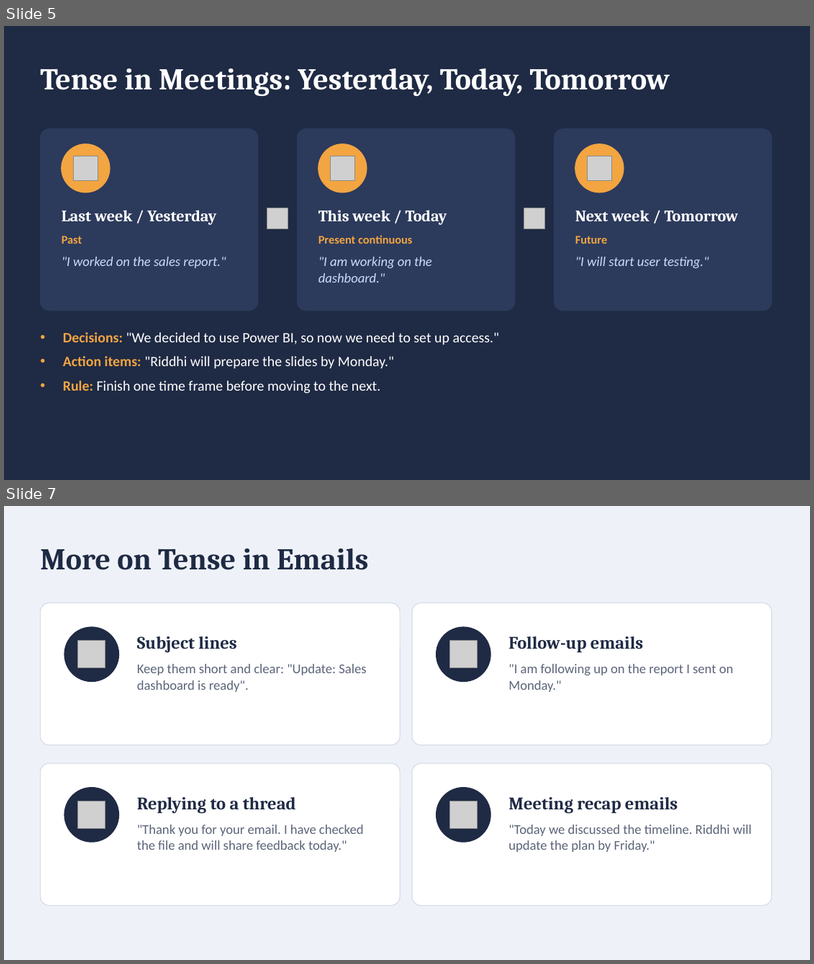
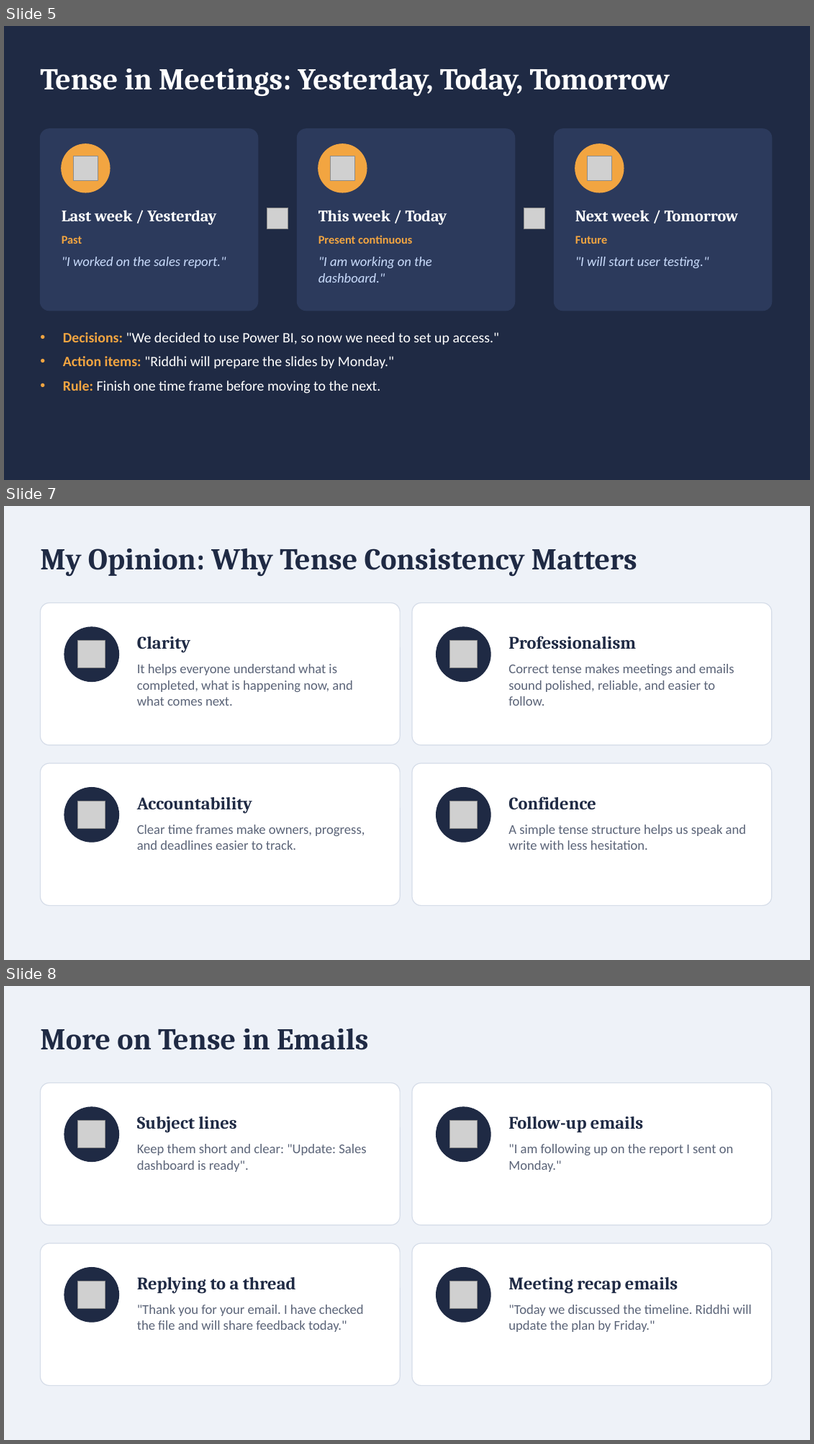
Before and after one commit to pal1avitanwar/Capstone-Project, a slide deck: Tense_Consistency_Meetings_Emails.pptx. Shown one above the other, each under a label of ours: slides 5 and 7 before the commit, slides 5, 7 and 8 after it; the slides between them are not shown. The pictures are 814x964 and 814x1444 pixels, drawn with LibreOffice and Linux fonts; fonts in the diff are those of the drawing; grey boxes stand for pictures. Boxes give left, top, right and bottom in pixels: in the first picture for what was removed or moved away, otherwise in the second. Text is boxed around its words. In the diff, an @@ line names an element or a change of style, - is before the commit and + after.

```diff
--- a/Tense_Consistency_Meetings_Emails.pptx
+++ b/Tense_Consistency_Meetings_Emails.pptx
@@ slide 7 added at (4, 506, 810, 960), background #EEF2F8 @@
@@ text added at (40, 548, 638, 577), 36 pt, text #1F2A44, bold @@
+My Opinion: Why Tense Consistency Matters
@@ rounded rectangle added at (40, 602, 400, 745), fill #FFFFFF, outline #D5DCE8 1 pt @@
@@ rounded rectangle added at (412, 602, 772, 745), fill #FFFFFF, outline #D5DCE8 1 pt @@
@@ ellipse added at (64, 627, 119, 682), fill #1F2A44, outline #1F2A44 1 pt @@
@@ ellipse added at (437, 627, 491, 682), fill #1F2A44, outline #1F2A44 1 pt @@
@@ picture added at (78, 641, 106, 668) @@
@@ text added at (137, 636, 190, 653), 21 pt, text #1F2A44, bold @@
+Clarity
@@ picture added at (450, 641, 478, 668) @@
@@ text added at (509, 636, 636, 649), 21 pt, text #1F2A44, bold @@
+Professionalism
@@ text added at (137, 664, 352, 705), 16 pt, text #5B6478 @@
+It helps everyone understand what is completed, what is happening now, and what comes next.
@@ text added at (509, 664, 735, 705), 16 pt, text #5B6478 @@
+Correct tense makes meetings and emails sound polished, reliable, and easier to follow.
@@ rounded rectangle added at (40, 763, 400, 906), fill #FFFFFF, outline #D5DCE8 1 pt @@
@@ rounded rectangle added at (412, 763, 772, 906), fill #FFFFFF, outline #D5DCE8 1 pt @@
@@ ellipse added at (64, 788, 119, 842), fill #1F2A44, outline #1F2A44 1 pt @@
@@ picture added at (78, 801, 106, 829) @@
@@ text added at (137, 797, 252, 813), 21 pt, text #1F2A44, bold @@
+Accountability
@@ ellipse added at (437, 788, 491, 842), fill #1F2A44, outline #1F2A44 1 pt @@
@@ picture added at (450, 801, 478, 829) @@
@@ text added at (509, 796, 597, 810), 21 pt, text #1F2A44, bold @@
+Confidence
@@ text added at (137, 824, 365, 849), 16 pt, text #5B6478 @@
+Clear time frames make owners, progress, and deadlines easier to track.
@@ text added at (509, 824, 746, 849), 16 pt, text #5B6478 @@
+A simple tense structure helps us speak and write with less hesitation.
@@ what was slide 7 is now slide 8 @@
```
Also in this commit, not shown: 2 slides changed, 1 slide removed.
